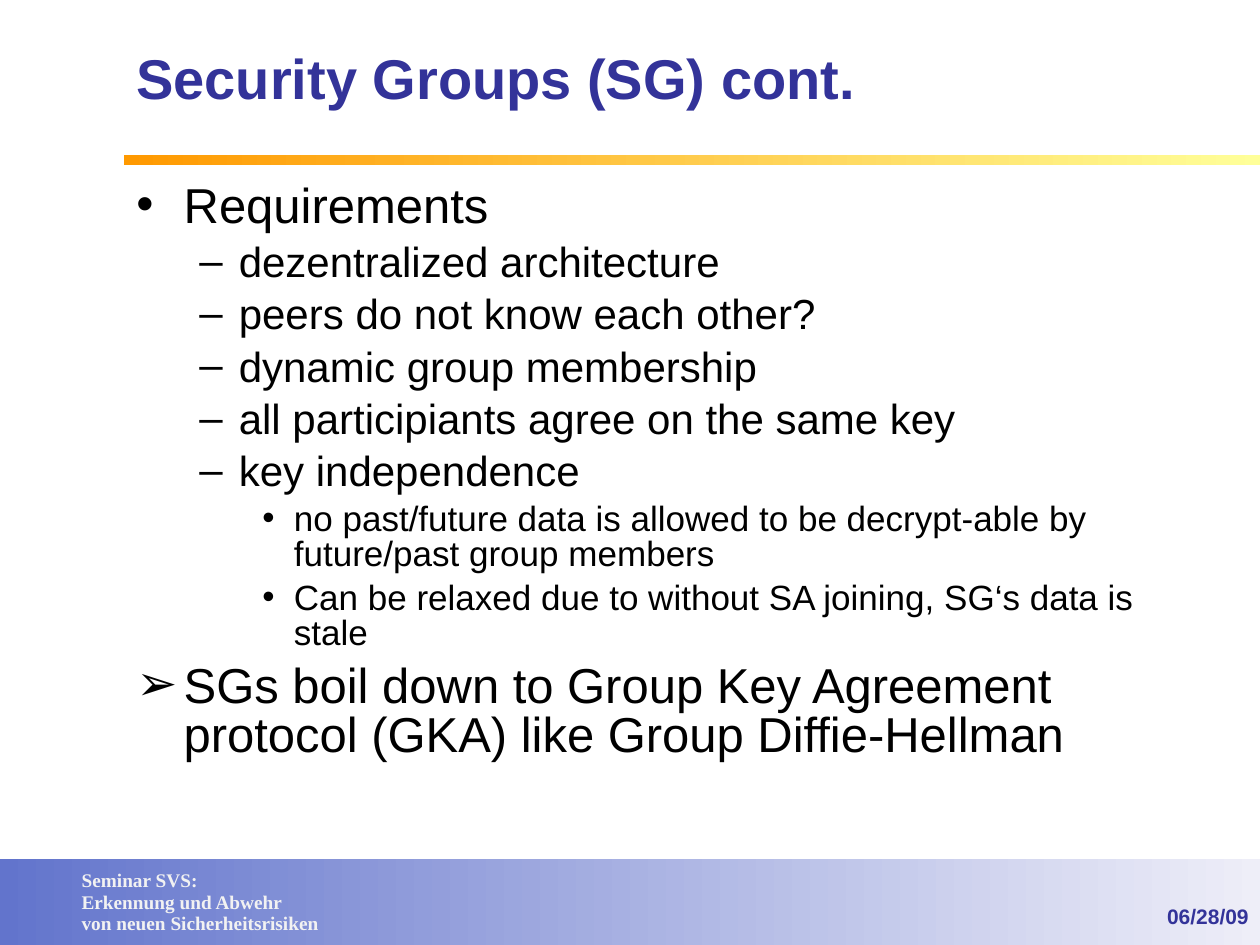
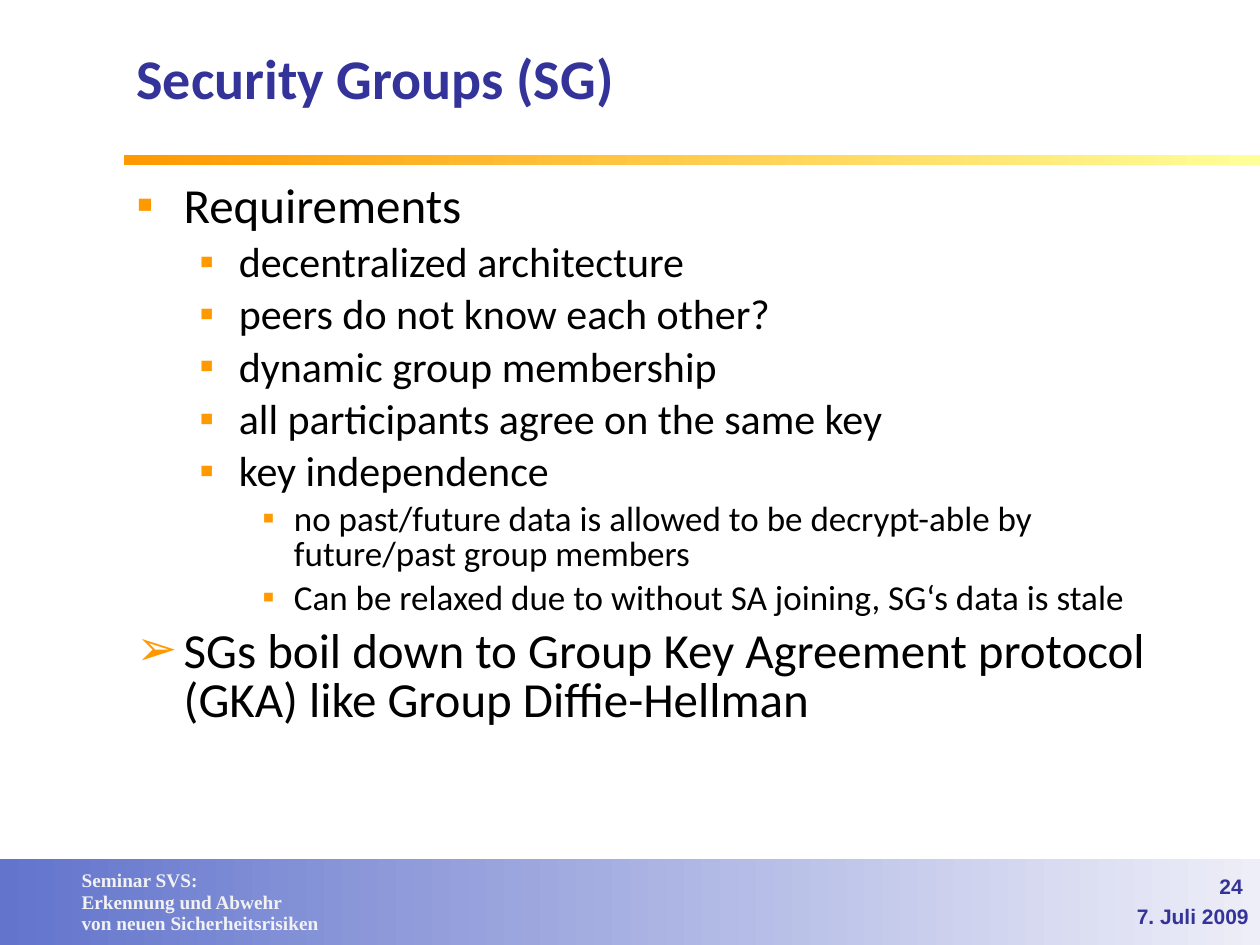
Before and after one commit to lemmy/SecuredSLP, a slide deck: slide 24 of doc/Service Discovery in open networks.ppt (slide 18 before the commit). Drawn at 1260x945 pixels with LibreOffice and Linux fonts; fonts in the diff are those of the drawing; background and template pictures are left out. Boxes give left, top, right and bottom in pixels: in the first picture for what was removed or moved away, otherwise in the second. Text is boxed around its words. In the diff, an @@ line names an element or a change of style, - is before the commit and + after.

Commit message:
Folien: Style einheitlich gemacht, kleine Fehler korrigiert, Use Case und Slider eingefuegt

```diff
--- a/doc/Service Discovery in open networks.ppt
+++ b/doc/Service Discovery in open networks.ppt
@@ title at <box>136,57,614,108</box>: text changed; font Arial to Calibri @@
-Security Groups (SG) cont.
+Security Groups (SG)
@@ text at <box>184,189,1145,725</box>: font Arial to Calibri in "Requirements", "peers do not know each other?", "dynamic group membership", "key independence" and 3 more places; bullet • to ▪; bullet colour #000000 to #FF9900; bullet – to ▪ @@
@@ text at <box>239,247,684,278</box>: text changed; font Arial to Calibri @@
-  – dezentralized architecture
+  ▪ decentralized architecture
@@ text at <box>239,404,882,442</box>: text changed; font Arial to Calibri @@
-  – all participiants agree on the same key
+  ▪ all participants agree on the same key
@@ page number added at <box>1219,879,1242,894</box>, 12 pt, text #333399, bold @@
+24
@@ text at <box>1137,909,1249,924</box>: text changed @@
-06/28/09
+7. Juli 2009
```
Also in this commit, not shown: 31 other slides changed, 12 slides added, 2 slides removed.
